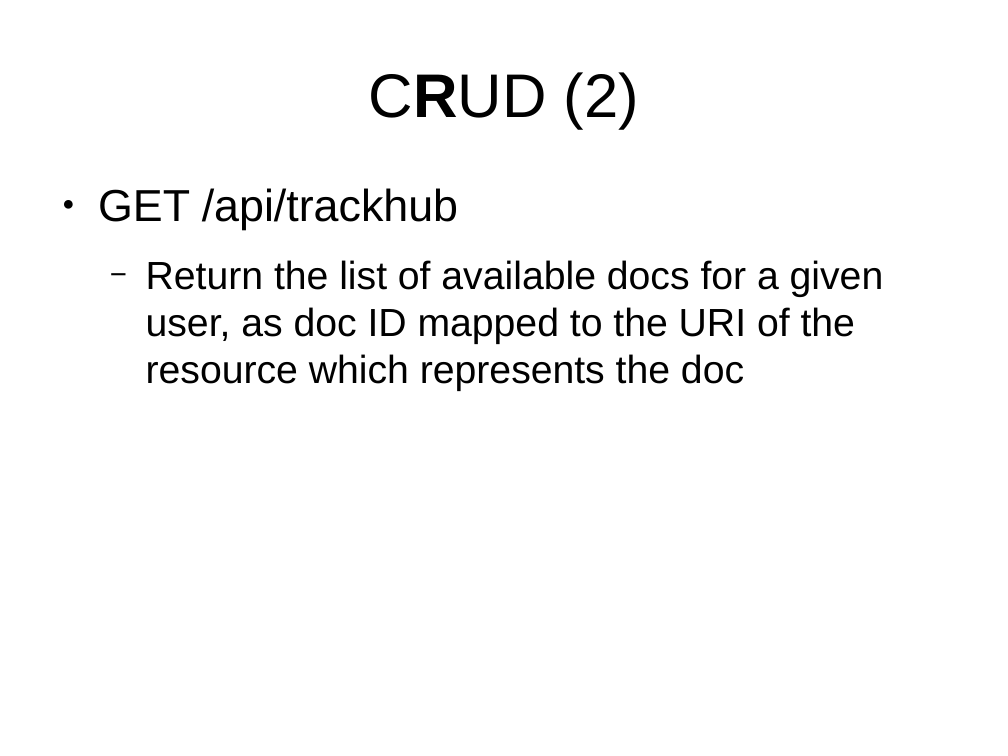
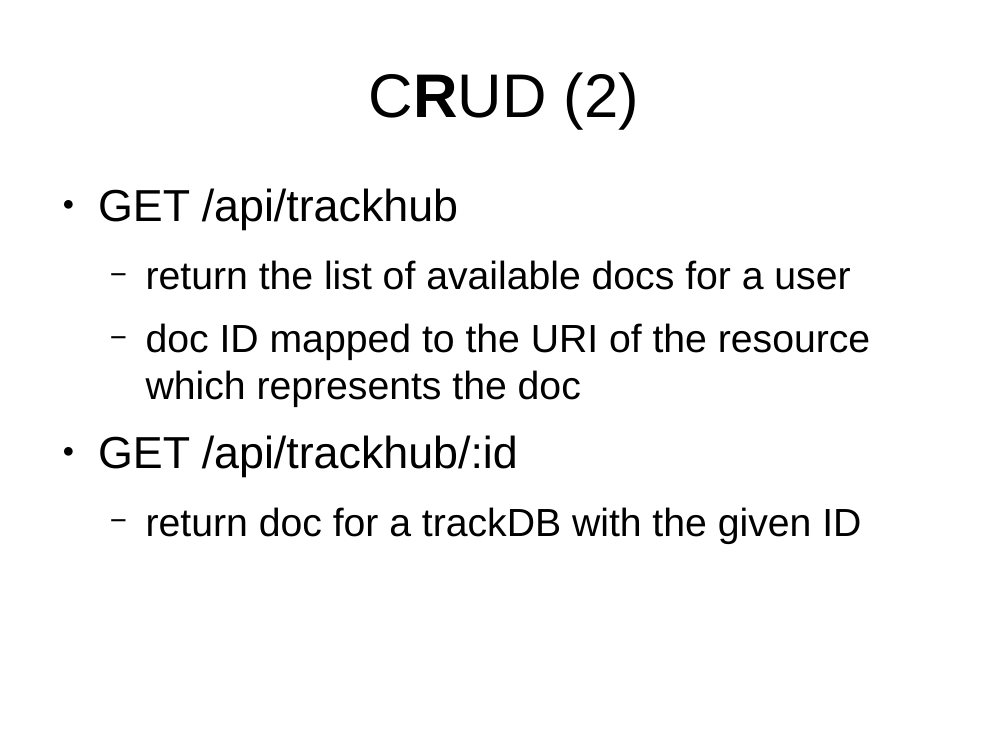
Before and after one commit to Ensembl/trackhub-registry, a slide deck: slide 11 of docs/code_review_07-05-15/talk.odp. Drawn at 1008x756 pixels with LibreOffice and Linux fonts; fonts in the diff are those of the drawing; background and template pictures are left out. Boxes give left, top, right and bottom in pixels: in the first picture for what was removed or moved away, otherwise in the second. Text is boxed around its words. In the diff, an @@ line names an element or a change of style, - is before the commit and + after.

```diff
--- a/docs/code_review_07-05-15/talk.odp
+++ b/docs/code_review_07-05-15/talk.odp
@@ text at [98, 260, 870, 544]: text changed @@
-  − Return the list of available docs for a given user, as doc ID mapped to the URI of the resource which represents the doc
+  − return the list of available docs for a user
+  − doc ID mapped to the URI of the resource which represents the doc
+● GET /api/trackhub/:id
+  − return doc for a trackDB with the given ID
```
Also in this commit, not shown: 2 other slides changed, 7 slides added.
